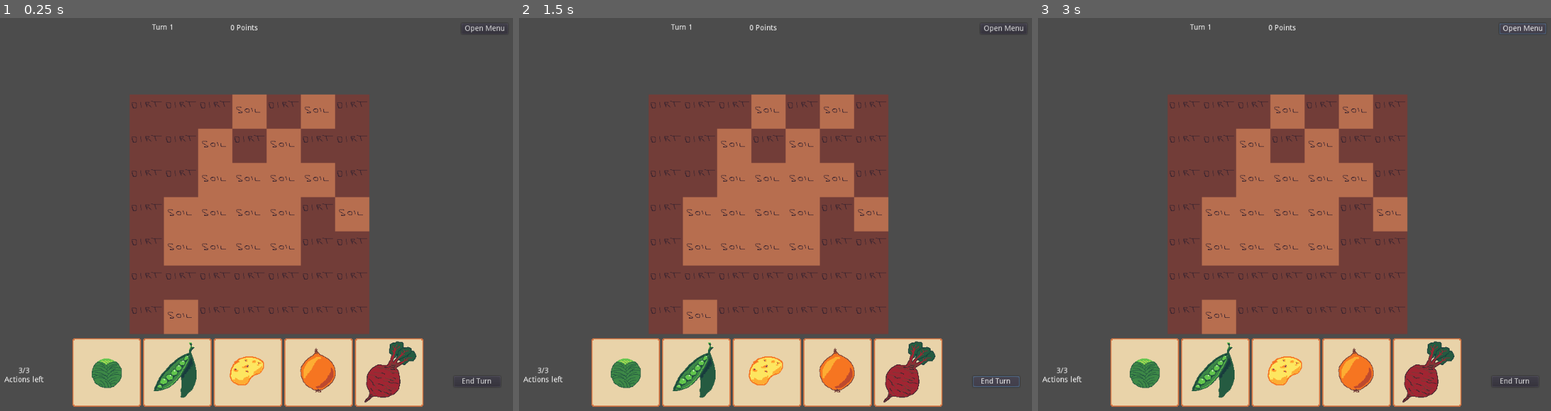
Above: before the commit, frames 1-3 (left to right).
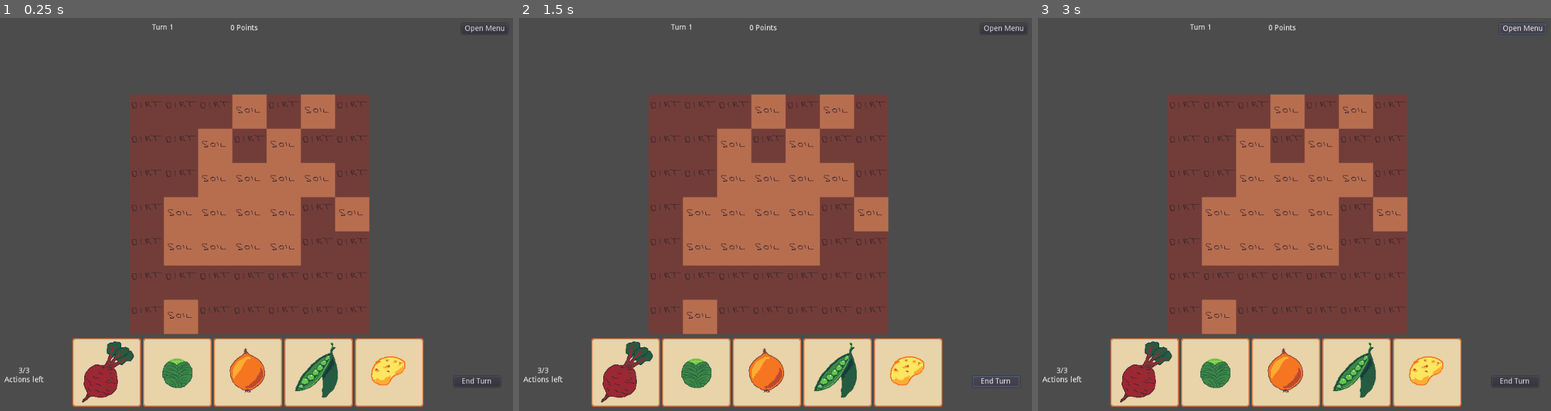
Above: after the commit, the same moments.

Repository: Rellikiox/Harvest-Season
Game: Godot game, scene res://Game.tscn
Same seed, same stepped clock (60 frames per second), same inputs: the game is played once before the commit and once after it.
Inputs:
- Up to frame 1 (0.25 s): no input
- Up to frame 2 (1.5 s): click "End Turn" at 0.5 s; click "End Turn" at 1.25 s
- Up to frame 3 (3 s): click "End Turn" at 2 s; click "Open Menu" at 2.75 s

The runs differ from the first frame. In frame 1, 3.3% of the frame differs, in the area x 16-82%, y 82-98%; in frame 2, 3.3%; in frame 3, 3.3%.

Commit message:
Add basic deck
- Deck returns n cards when asked, in order
- Cards are greyscaled when not usable
- New cards are created at the start of each turn

Diff:
--- /dev/null
+++ b/cards/DeckManager.gd
@@ -0,0 +1,21 @@
+extends Node
+
+
+var deck = [
+	Global.CardEnum.PLANT_BEET,
+	Global.CardEnum.PLANT_CABBAGE,
+	Global.CardEnum.PLANT_ONION,
+	Global.CardEnum.PLANT_PEAS,
+	Global.CardEnum.PLANT_POTATO
+]
+var index = 0
+
+
+func _init():
+	print('asd')
+
+
+func draw_cards(amount):
+	var cards = deck.slice(index, index + amount - 1)
+	index = (index + amount) % len(deck)
+	return cards
--- a/cards/TurnManager.gd
+++ b/cards/TurnManager.gd
@@ -1,22 +1,26 @@
 extends Node
 
-
+var DeckManager = preload('res://cards/DeckManager.gd')
 
 export (int) var ACTIONS_PER_TURN = 3
 
 var Game = null
 var UI = null
+var Deck = null
 
 var actions_left = 0
+
 
 func init(_game, _ui):
 	Game = _game
 	UI = _ui
+	Deck = DeckManager.new()
 	trigger_turn_start()
 	replenish_actions()
 
 
 func end_turn():
+	UI.discard_cards()
 	Game.process_tiles()
 	trigger_turn_start()
 	replenish_actions()
@@ -31,9 +35,9 @@
 
 func replenish_actions():
 	actions_left = ACTIONS_PER_TURN
-	UI.enable_cards()
 	UI.set_actions(actions_left, ACTIONS_PER_TURN)
 
 
 func trigger_turn_start():
-	pass
+	var new_cards = Deck.draw_cards(5)
+	UI.set_cards(new_cards)
--- a/ui/Card.gd
+++ b/ui/Card.gd
@@ -8,6 +8,8 @@
 
 func _ready():
 	set_card_type(card_type)
+	$CardTexture.material = $CardTexture.material.duplicate()
+	enable_interactions(true)
 
 
 func enable_interactions(enabled):
--- /dev/null
+++ b/ui/Card.shader
@@ -0,0 +1,11 @@
+shader_type canvas_item;
+
+uniform bool grayscale = false;
+
+void fragment() {
+    COLOR = texture(TEXTURE, UV);
+	if (grayscale) {
+	    float avg = (COLOR.r + COLOR.g + COLOR.b) / 3.0;
+	    COLOR.rgb = vec3(avg);
+	}
+}
--- a/ui/Card.tscn
+++ b/ui/Card.tscn
@@ -1,23 +1,11 @@
 [gd_scene load_steps=5 format=2]
 
 [ext_resource path="res://assets/potato-card.png" type="Texture" id=1]
+[ext_resource path="res://ui/Card.shader" type="Shader" id=2]
 [ext_resource path="res://ui/Card.gd" type="Script" id=3]
 
-[sub_resource type="Shader" id=1]
-code = "shader_type canvas_item;
-
-uniform bool grayscale = false;
-
-void fragment() {
-    COLOR = texture(TEXTURE, UV);
-	if (grayscale) {
-	    float avg = (COLOR.r + COLOR.g + COLOR.b) / 3.0;
-	    COLOR.rgb = vec3(avg);
-	}
-}"
-
 [sub_resource type="ShaderMaterial" id=2]
-shader = SubResource( 1 )
+shader = ExtResource( 2 )
 shader_param/grayscale = false
 
 [node name="Card" type="MarginContainer"]
--- a/ui/Game_UI.tscn
+++ b/ui/Game_UI.tscn
@@ -12,6 +12,50 @@
 __meta__ = {
 "_edit_use_anchors_": false
 }
+
+[node name="CardContainer" type="HBoxContainer" parent="UI"]
+anchor_left = 0.5
+anchor_top = 1.0
+anchor_right = 0.5
+anchor_bottom = 1.0
+margin_left = -328.0
+margin_top = -145.0
+margin_right = 328.0
+margin_bottom = -17.0
+grow_horizontal = 2
+alignment = 1
+__meta__ = {
+"_edit_use_anchors_": false
+}
+
+[node name="Card" parent="UI/CardContainer" instance=ExtResource( 1 )]
+margin_right = 128.0
+margin_bottom = 128.0
+card_type = 5
+
+[node name="Card2" parent="UI/CardContainer" instance=ExtResource( 1 )]
+margin_left = 132.0
+margin_right = 260.0
+margin_bottom = 128.0
+card_type = 3
+
+[node name="Card3" parent="UI/CardContainer" instance=ExtResource( 1 )]
+margin_left = 264.0
+margin_right = 392.0
+margin_bottom = 128.0
+card_type = 1
+
+[node name="Card4" parent="UI/CardContainer" instance=ExtResource( 1 )]
+margin_left = 396.0
+margin_right = 524.0
+margin_bottom = 128.0
+card_type = 2
+
+[node name="Card5" parent="UI/CardContainer" instance=ExtResource( 1 )]
+margin_left = 528.0
+margin_right = 656.0
+margin_bottom = 128.0
+card_type = 4
 
 [node name="Open Menu" type="Button" parent="UI"]
 anchor_left = 1.0
@@ -67,47 +111,4 @@
 __meta__ = {
 "_edit_use_anchors_": false
 }
-
-[node name="CardContainer" type="HBoxContainer" parent="UI"]
-anchor_left = 0.5
-anchor_top = 1.0
-anchor_right = 0.5
-anchor_bottom = 1.0
-margin_left = -262.0
-margin_top = -144.686
-margin_right = 262.0
-margin_bottom = -16.686
-grow_horizontal = 2
-__meta__ = {
-"_edit_use_anchors_": false
-}
-
-[node name="Card" parent="UI/CardContainer" instance=ExtResource( 1 )]
-margin_right = 128.0
-margin_bottom = 128.0
-card_type = 5
-
-[node name="Card2" parent="UI/CardContainer" instance=ExtResource( 1 )]
-margin_left = 132.0
-margin_right = 260.0
-margin_bottom = 128.0
-card_type = 3
-
-[node name="Card3" parent="UI/CardContainer" instance=ExtResource( 1 )]
-margin_left = 264.0
-margin_right = 392.0
-margin_bottom = 128.0
-card_type = 1
-
-[node name="Card4" parent="UI/CardContainer" instance=ExtResource( 1 )]
-margin_left = 396.0
-margin_right = 524.0
-margin_bottom = 128.0
-card_type = 2
-
-[node name="Card5" parent="UI/CardContainer" instance=ExtResource( 1 )]
-margin_left = 528.0
-margin_right = 656.0
-margin_bottom = 128.0
-card_type = 4
 [connection signal="pressed" from="UI/End Turn" to="UI" method="_on_End_Turn_pressed"]
--- a/ui/UI.gd
+++ b/ui/UI.gd
@@ -1,4 +1,6 @@
 extends Control
+
+var UICard = preload('res://ui/Card.tscn')
 
 signal drag_position
 signal drop_position
@@ -6,13 +8,24 @@
 signal end_turn_button
 
 
+func _ready():
+	discard_cards()
+
+
 func set_actions(left, total):
 	$Actions.text = '%d/%d\nActions left' % [left, total]
 
 
-func enable_cards():
+func discard_cards():
 	for card in $CardContainer.get_children():
-		card.enable_interactions(true)
+		card.queue_free()
+
+
+func set_cards(new_cards):
+	for card in new_cards:
+		var ui_card = UICard.instance()
+		ui_card.card_type = card
+		$CardContainer.add_child(ui_card)
 
 
 func disable_cards():
